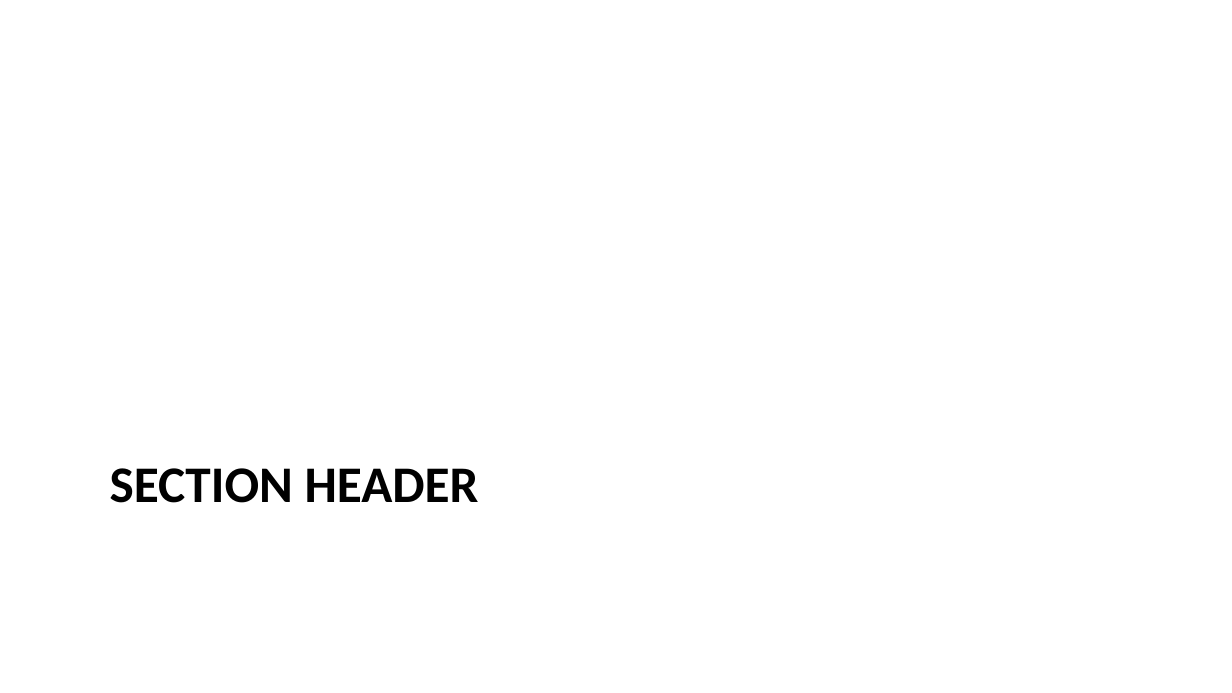
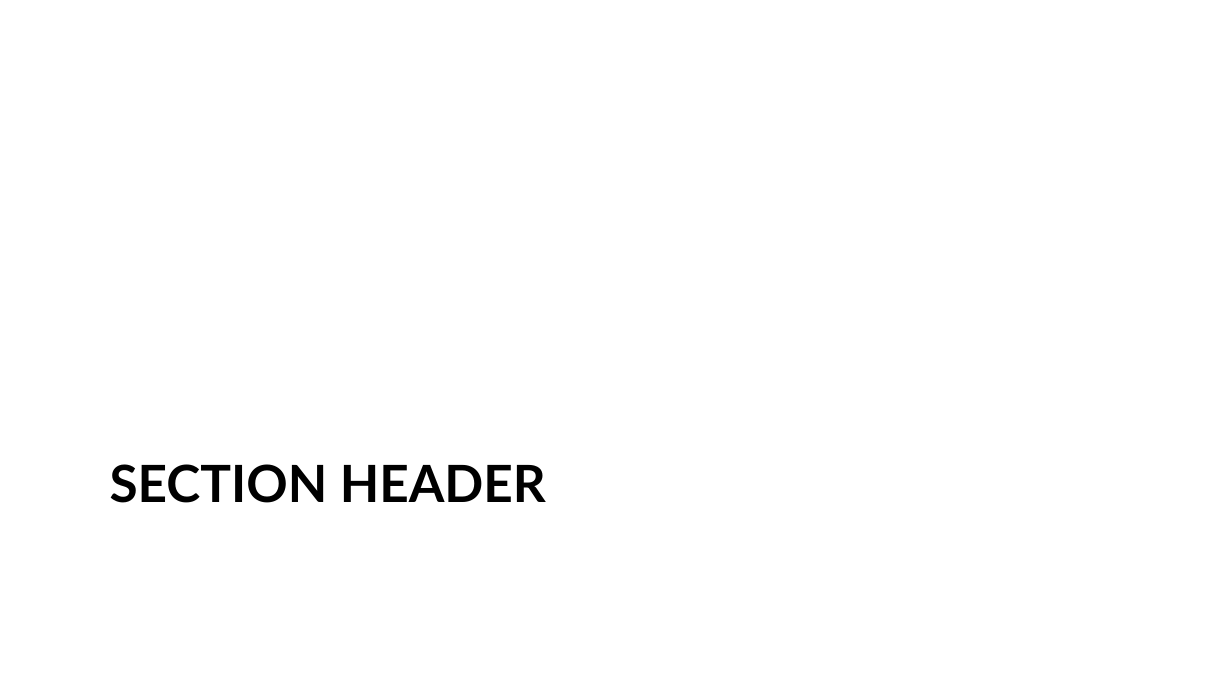
Before and after one commit to jcsalo/patient_education, a slide deck: slide 3 of template.pptx. Drawn at 1232x693 pixels with LibreOffice and Linux fonts; fonts in the diff are those of the drawing. Boxes give left, top, right and bottom in pixels: in the first picture for what was removed or moved away, otherwise in the second. Text is boxed around its words. In the diff, an @@ line names an element or a change of style, - is before the commit and + after.

```diff
--- a/template.pptx
+++ b/template.pptx
@@ title "SECTION HEADER" at [110, 464, 546, 503]: font Calibri to Lato @@
```
Also in this commit, not shown: 3 other slides changed, 3 other files.
